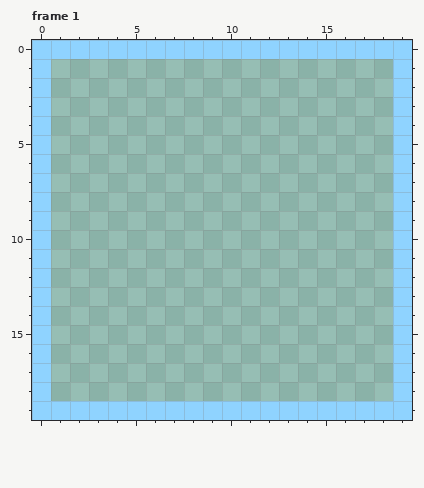
Pixel-art file, stored at games/Phaser-Snake-Game/public/assets/sprites/UI_InventorySelector.aseprite. That is the earlier state.
20x20 pixels, 1 frame. Shown: frame 1. The commit also changed other frames, which this record leaves out.
After the commit:
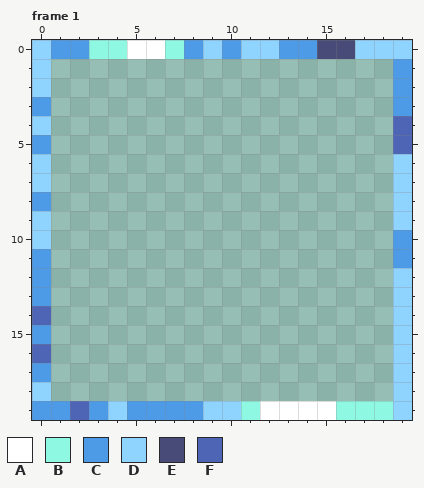
Palette (. is transparent): A #ffffff  B #8ff8e2  C #4d9be6  D #8fd3ff  E #484a77  F #4d65b4
Edits made:
Changed rows in their new state; - is an unchanged pixel.
Frame 1:
first column x 0:
 0 -CCBBAABC-C--CCEE---
 1 -------------------C
 2 -------------------C
 3 C------------------C
 4 -------------------F
 5 C------------------F
 8 C-------------------
10 -------------------C
11 C------------------C
12 C-------------------
13 C-------------------
14 F-------------------
15 C-------------------
16 F-------------------
17 C-------------------
19 CCFC-CCCC--BAAAABBB-
Boxes around the changes in both pictures, in picture pixels (x1, y1, x2, y2):
changed: (32, 40, 412, 420)
